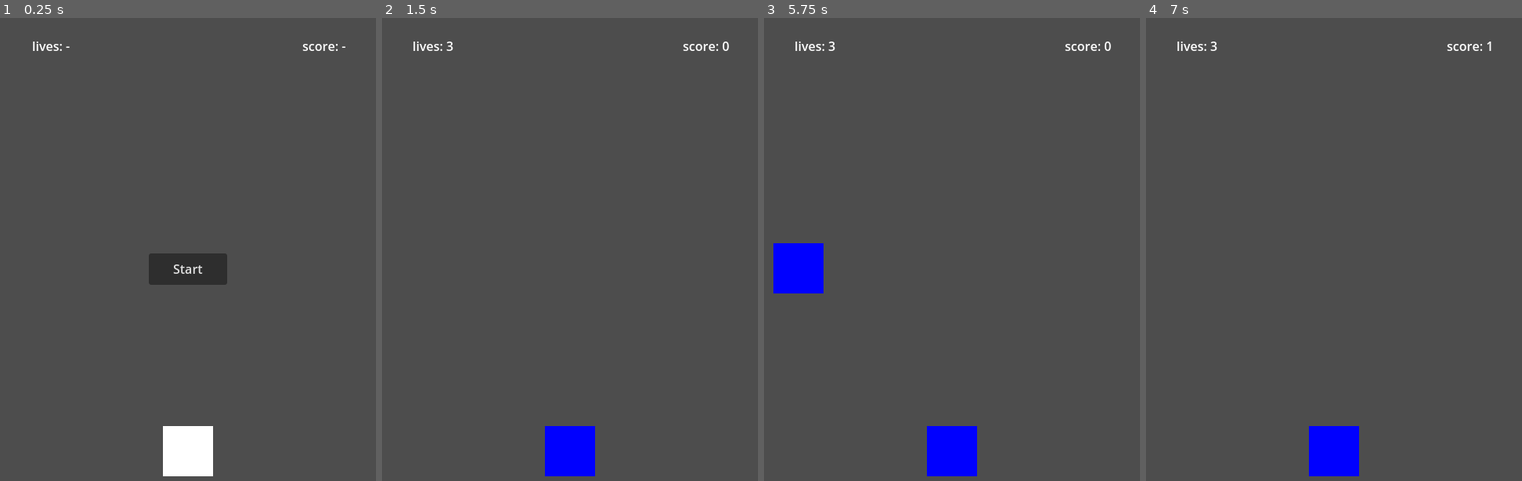
Above: before the commit, frames 1-4 (left to right).
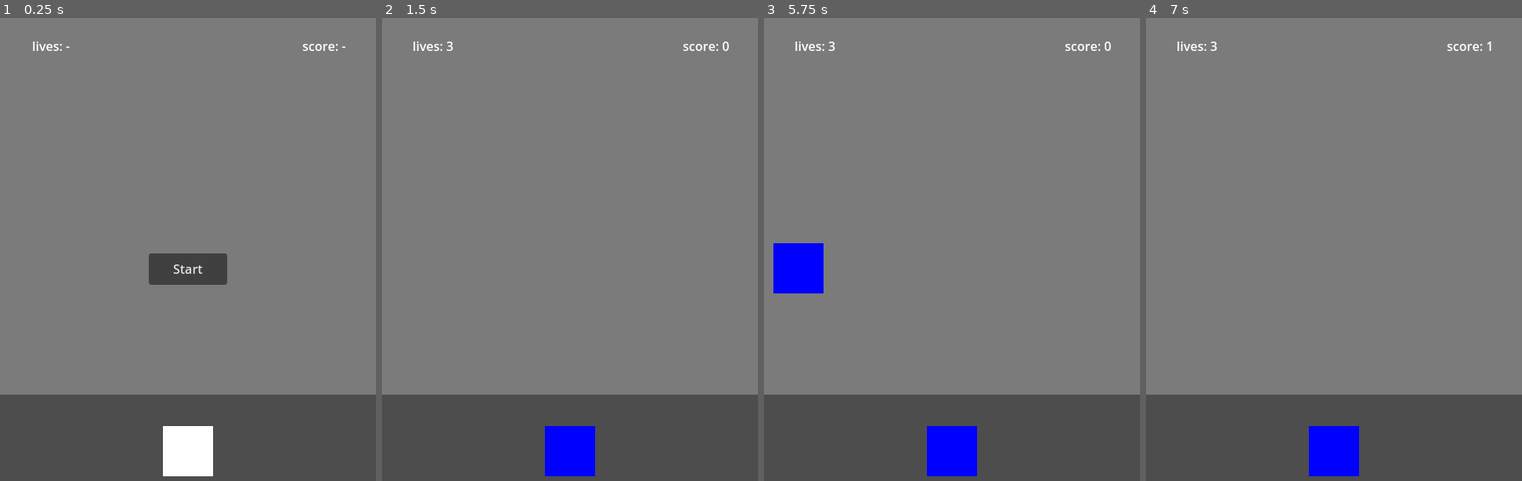
Above: after the commit, the same moments.

Repository: albesca/one-hour-game-project
Game: Godot game, scene res://Scenes/game.tscn
Two runs of this game, one before a commit and one after it. Both use one fixed random seed, a clock stepped at 60 frames per second and the inputs below.
Inputs (mouse positions are in pixels of both pictures, inside the frame that each line leads up to):
- Up to frame 1 (0.25 s): no input
- Up to frame 2 (1.5 s): click "Start" at 0.5 s; tap Enter at 1.25 s; move the mouse to (652, 244) at 1.27 s; click (652, 244) at 1.42 s
- Up to frame 3 (5.75 s): tap Space at 2, 3.5, 5 s; move the mouse to (876, 295) at 2.02 s; click (876, 295) at 2.17 s; tap Enter at 2.75, 4.25 s; move the mouse to (989, 156) at 2.77 s; click (989, 156) at 2.92 s; move the mouse to (933, 369) at 3.52 s; click (933, 369) at 3.67 s; move the mouse to (1064, 346) at 4.27 s; click (1064, 346) at 4.42 s; move the mouse to (839, 193) at 5.02 s; click (839, 193) at 5.17 s
- Up to frame 4 (7 s): move the mouse to (1179, 268) at 5.77 s; click (1179, 268) at 5.92 s; move the mouse to (1277, 143) at 6.52 s; click (1277, 143) at 6.67 s

The runs differ from the first frame. In frame 1, 80% of the frame differs, in the area x 0-100%, y 0-82%; in frame 2, 81%; in frame 3, 80%; in frame 4, 81%.

Commit message:
bugfix
fixed a bug where the player could lose a life when the target color changes

Diff:
--- a/Scenes/game.tscn
+++ b/Scenes/game.tscn
@@ -8,10 +8,11 @@
 object_scene = ExtResource("2_hq57k")
 
 [node name="Background" type="ColorRect" parent="."]
-visible = false
 custom_minimum_size = Vector2(480, 480)
 offset_right = 480.0
 offset_bottom = 480.0
+mouse_filter = 2
+color = Color(0.482353, 0.482353, 0.482353, 1)
 
 [node name="Start" type="Button" parent="."]
 custom_minimum_size = Vector2(100, 40)
--- a/Scripts/game.gd
+++ b/Scripts/game.gd
@@ -11,7 +11,7 @@
 }
 
 var max_spawn_rate = 5
-var max_lifespan = 10
+var max_lifespan = 9.5
 
 var object_counter
 var lifespan
@@ -40,13 +40,13 @@
 			game_going = false
 			$SpawnTimer.stop()
 			$GameEndMessage.visible = true
-			$GameEndMessage.text = "You lost"
+			$GameEndMessage.text = "You lost - final score: %d" % score
 			$Restart.visible = true
 		elif spawn_rate == 0:
 			game_going = false
 			$SpawnTimer.stop()
 			$GameEndMessage.visible = true
-			$GameEndMessage.text = "You win"
+			$GameEndMessage.text = "You win - final score: %d" % score
 			$Restart.visible = true
 
 		if object_counter == 10:
